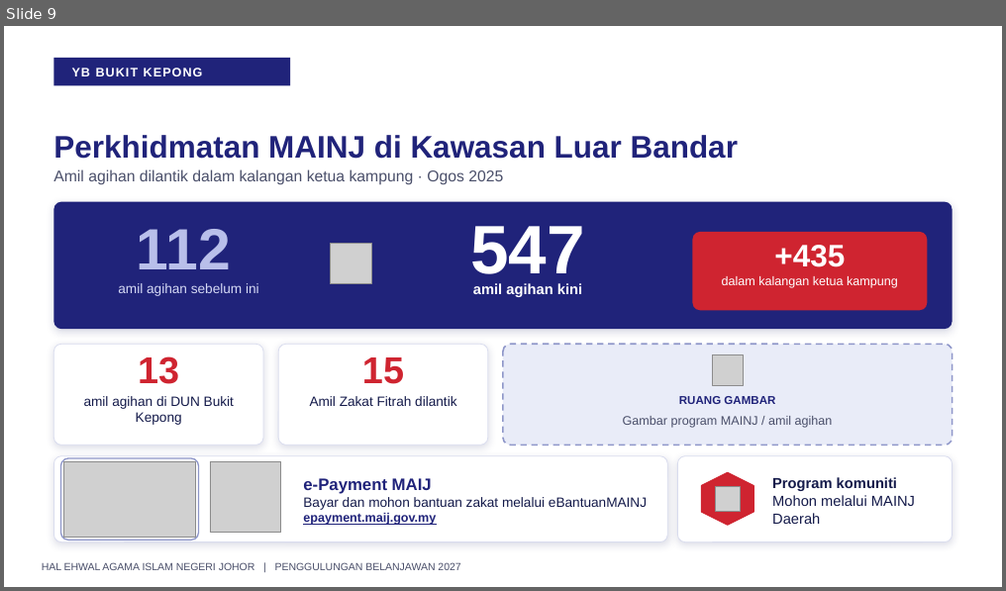
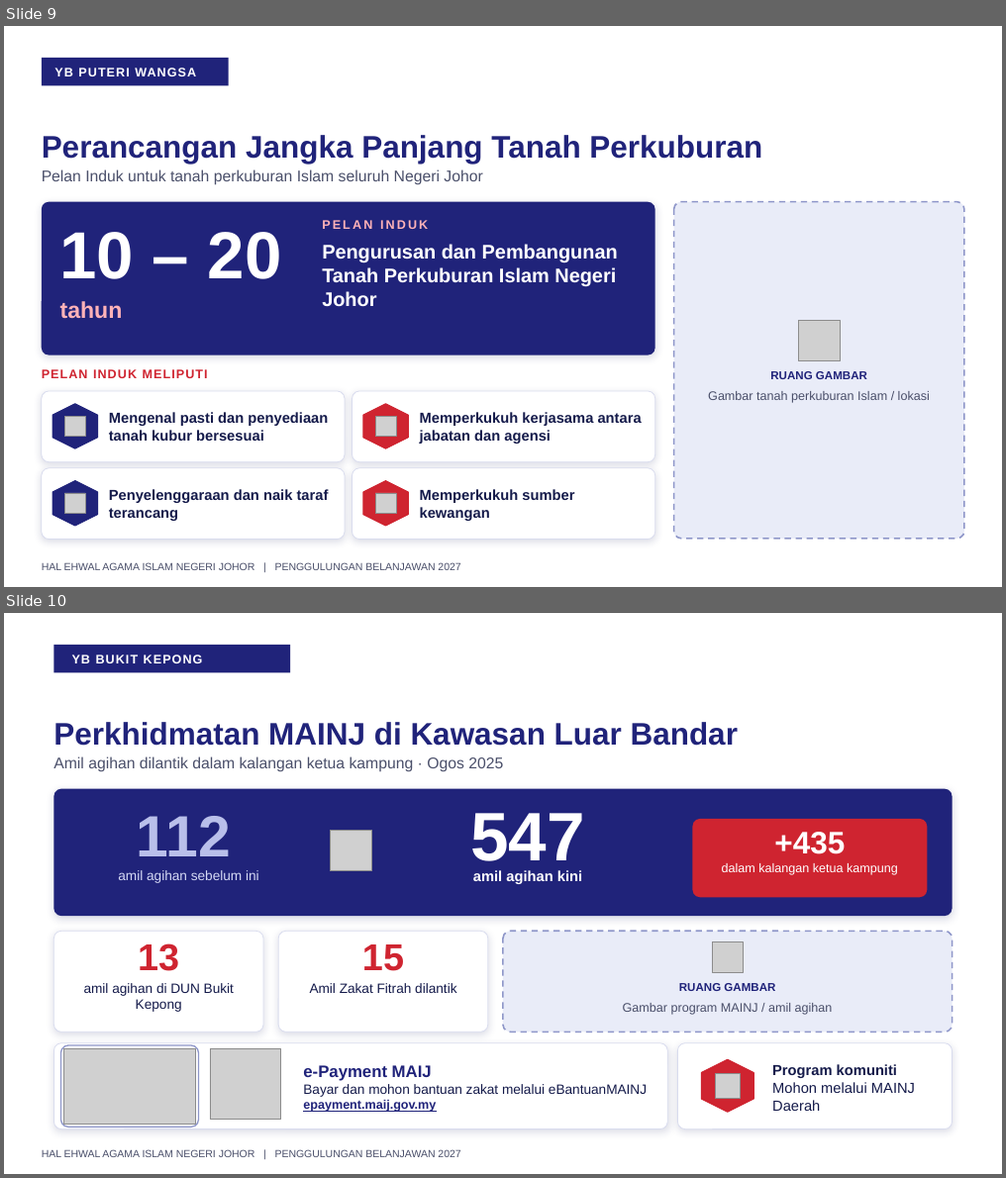
Before and after one commit to nawaljoe/Nawal, a slide deck: output/Penggulungan_Hal_Ehwal_Agama_Islam_2027_16x9.pptx. Shown one above the other, each under a label of ours: slide 9 before the commit, slides 9 and 10 after it. The pictures are 1006x591 and 1006x1178 pixels, drawn with LibreOffice and Linux fonts; fonts in the diff are those of the drawing; grey boxes stand for pictures; background and template pictures are left out. Boxes give left, top, right and bottom in pixels: in the first picture for what was removed or moved away, otherwise in the second. Text is boxed around its words. In the diff, an @@ line names an element or a change of style, - is before the commit and + after.

```diff
--- a/output/Penggulungan_Hal_Ehwal_Agama_Islam_2027_16x9.pptx
+++ b/output/Penggulungan_Hal_Ehwal_Agama_Islam_2027_16x9.pptx
@@ slide 9 added at box(4, 26, 1002, 587), background #FFFFFF; not listed: 1 template element that a slide beside it also shows @@
@@ rectangle added at box(42, 58, 229, 85), fill #20237A @@
@@ text added at box(54, 68, 196, 76), 12 pt, text #FFFFFF, bold @@
+YB PUTERI WANGSA
@@ text added at box(42, 135, 762, 164), 30 pt, text #20237A, bold @@
+Perancangan Jangka Panjang Tanah Perkuburan
@@ text added at box(42, 170, 482, 185), 15 pt, text #4A4F6A @@
+Pelan Induk untuk tanah perkuburan Islam seluruh Negeri Johor
@@ rounded rectangle added at box(42, 202, 655, 356), fill #20237A @@
@@ rounded rectangle added at box(674, 202, 964, 539), fill #E9ECF8, outline #8E96C9 1.5 pt dashed @@
@@ text added at box(60, 232, 282, 279), 64 pt, text #FFFFFF, bold @@
+10 – 20
@@ text added at box(322, 220, 428, 229), 12 pt, text #FFB3B8, bold @@
+PELAN INDUK
@@ text added at box(322, 244, 618, 307), 19 pt, text #FFFFFF, bold @@
+Pengurusan dan Pembangunan Tanah Perkuburan Islam Negeri Johor
@@ text added at box(60, 301, 123, 319), 22 pt, text #FFB3B8, bold @@
+tahun
@@ picture added at box(799, 320, 841, 362) @@
@@ text added at box(42, 370, 208, 378), 12 pt, text #CF2430, bold @@
+PELAN INDUK MELIPUTI
@@ text added at box(770, 372, 867, 379), 11 pt, text #20237A, bold @@
+RUANG GAMBAR
@@ rounded rectangle added at box(42, 391, 345, 463), fill #FFFFFF, outline #D9DCEE 0.75 pt @@
@@ hexagon added at box(53, 404, 98, 449), fill #20237A, outline #20237A 1 pt @@
@@ rounded rectangle added at box(352, 391, 655, 463), fill #FFFFFF, outline #D9DCEE 0.75 pt @@
@@ hexagon added at box(363, 404, 408, 449), fill #CF2430, outline #CF2430 1 pt @@
@@ text added at box(708, 391, 930, 403), 12 pt, text #4A4F6A @@
+Gambar tanah perkuburan Islam / lokasi
@@ picture added at box(64, 416, 85, 437) @@
@@ text added at box(109, 412, 328, 441), 14 pt, text #141A4A, bold @@
+Mengenal pasti dan penyediaan tanah kubur bersesuai
@@ picture added at box(375, 416, 396, 437) @@
@@ text added at box(420, 412, 642, 444), 14 pt, text #141A4A, bold @@
+Memperkukuh kerjasama antara jabatan dan agensi
@@ rounded rectangle added at box(42, 469, 345, 540), fill #FFFFFF, outline #D9DCEE 0.75 pt @@
@@ rounded rectangle added at box(352, 469, 655, 540), fill #FFFFFF, outline #D9DCEE 0.75 pt @@
@@ hexagon added at box(53, 481, 98, 526), fill #20237A, outline #20237A 1 pt @@
@@ picture added at box(64, 493, 85, 514) @@
@@ text added at box(109, 489, 329, 521), 14 pt, text #141A4A, bold @@
+Penyelenggaraan dan naik taraf terancang
@@ hexagon added at box(363, 481, 408, 526), fill #CF2430, outline #CF2430 1 pt @@
@@ picture added at box(375, 493, 396, 514) @@
@@ text added at box(420, 489, 574, 521), 14 pt, text #141A4A, bold @@
+Memperkukuh sumber kewangan
@@ what was slide 9 is now slide 10 @@
```
Also in this commit, not shown: 3 slides changed, 3 other files.
